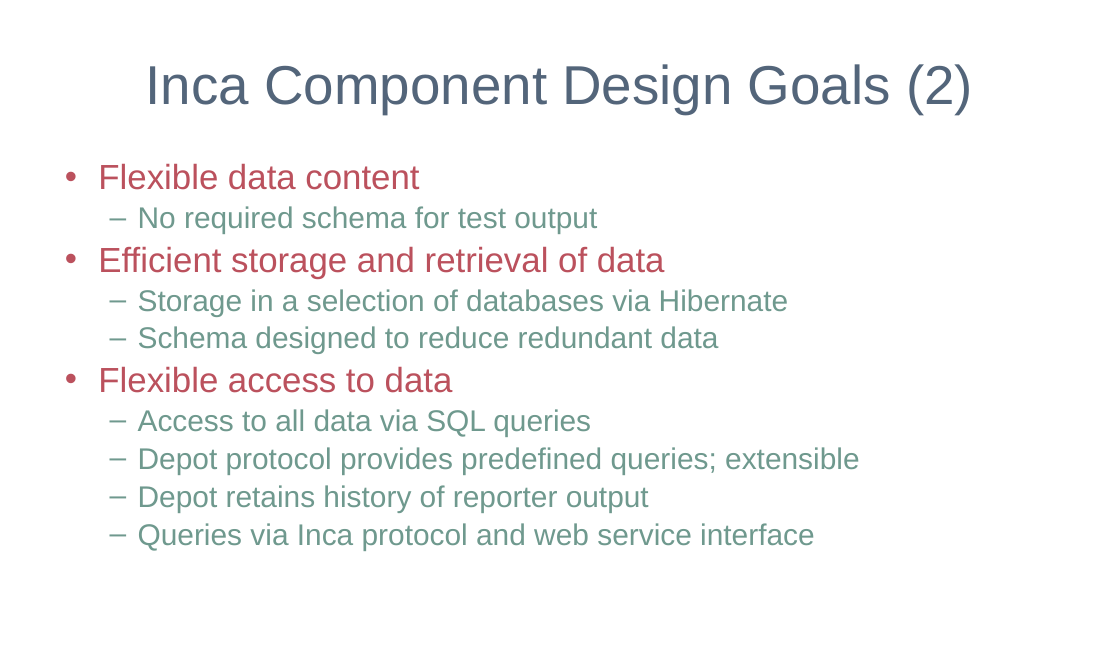
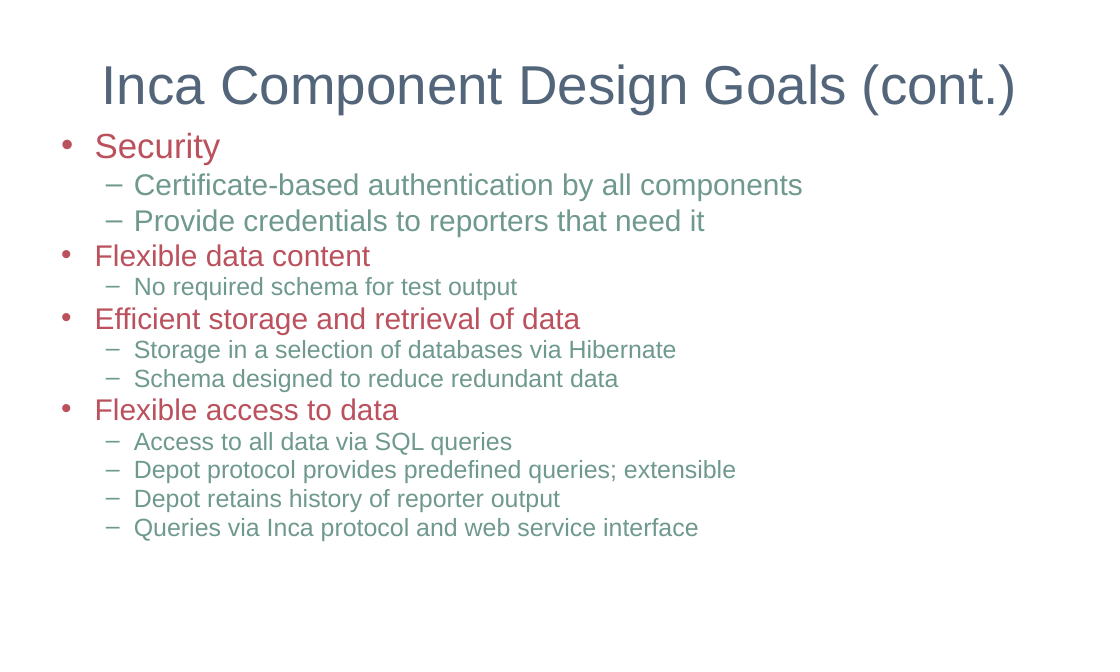
Before and after one commit to IncaProject/inca-xsede, a slide deck: slide 21 of talks/sc06/sc_06.ppt. Drawn at 1120x672 pixels with LibreOffice and Linux fonts; fonts in the diff are those of the drawing; background and template pictures are left out. Boxes give left, top, right and bottom in pixels: in the first picture for what was removed or moved away, otherwise in the second. Text is boxed around its words. In the diff, an @@ line names an element or a change of style, - is before the commit and + after.

```diff
--- a/talks/sc06/sc_06.ppt
+++ b/talks/sc06/sc_06.ppt
@@ title at (102, 64, 1017, 114): text changed @@
-Inca Component Design Goals (2)
+Inca Component Design Goals (cont.)
@@ text "Security": place and size @@
-text "Security" at (98, 163, 859, 550)
+text "Security" at (95, 132, 803, 541)
@@ text at (95, 132, 803, 237): paragraphs added @@
+• Security
+  – Certificate-based authentication by all components
+  – Provide credentials to reporters that need it
@@ text at (95, 244, 736, 541): size 28 to 24 pt in "Flexible data content", "Efficient storage and retrieval of data", "Flexible access to data"; size 24 to 20 pt in "No required schema for test output", "Storage in a selection of databases via ...", "Schema designed to reduce redundant data", "Access to all data via SQL queries" and 3 more places; line spacing 0.85 to 0.75; less space between paragraphs @@
```
Also in this commit, not shown: 5 other slides changed, 4 slides added, 1 slide removed.
